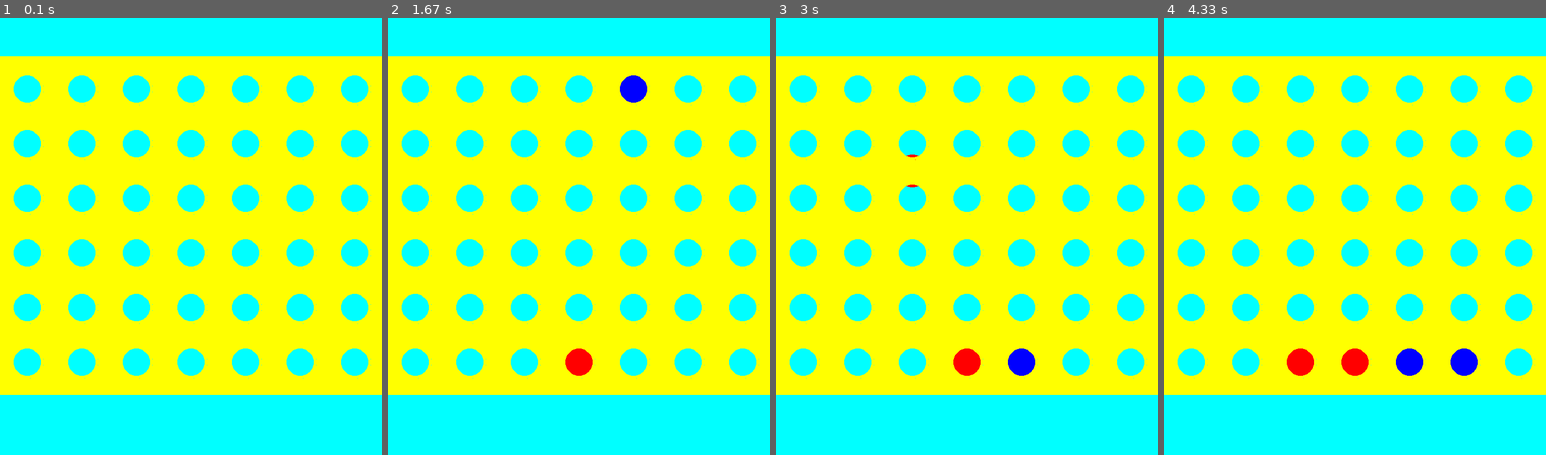
Above: before the commit, frames 1-4 (left to right).
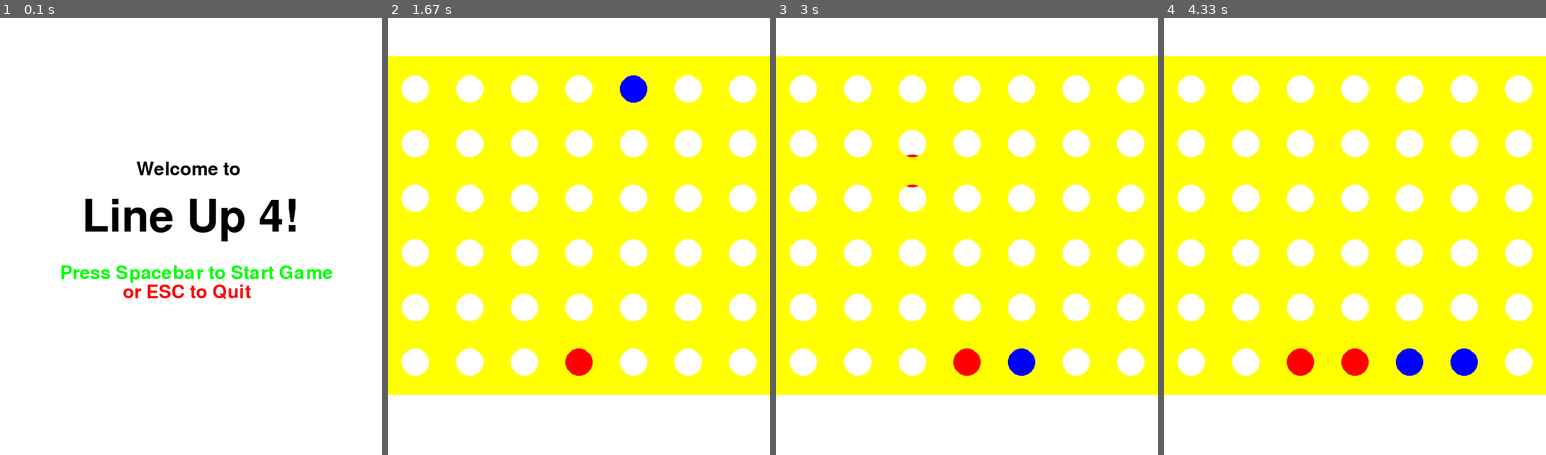
Above: after the commit, the same moments.

Repository: daniil-oliynyk/CSC290-Project
Game: pygame game, started from Main.py
Two runs of this game, one before a commit and one after it. Both use one fixed random seed, a clock stepped at 60 frames per second and the inputs below.
Inputs (mouse positions are in pixels of both pictures, inside the frame that each line leads up to):
- Up to frame 1 (0.1 s): no input
- Up to frame 2 (1.67 s): tap Space at 0.33 s; click (582, 267) at 0.73 s; click (624, 275) at 1.57 s
- Up to frame 3 (3 s): click (913, 144) at 2.73 s
- Up to frame 4 (4.33 s): click (1473, 227) at 3.57 s

The runs differ from the first frame. In frame 1, 100% of the frame differs, in the area x 0-100%, y 0-100%; in frame 2, 36%; in frame 3, 36%; in frame 4, 36%.

Commit message:
Created Start Page

Diff:
--- a/Main.py
+++ b/Main.py
@@ -10,10 +10,11 @@
 model = Model(win, view, controller)
 pygame.display.set_caption('Line Up 4!')
 
+view.start_screen()
+
 game_loop = True
 game_over = False
 #show_go_screen = False
-
 
 while game_loop: #loop iterates as long as user has not quit
     pygame.time.delay(50)
--- a/View.py
+++ b/View.py
@@ -1,4 +1,5 @@
 import pygame
+import time
 
 class View:
 
@@ -43,8 +44,8 @@
 
         elif(game_over is False):
             yellow = (255, 255, 0)
-            #background is a light blue
-            self.win.fill((0,255,255))
+            #background color is white
+            self.win.fill((255,255,255))
 
             #Draw all the disks from the board on the pygame view
             for col in game_board:
@@ -110,3 +111,39 @@
 
 
         self.pygame.display.update()
+
+    def start_screen(self) -> None:
+
+        start = True
+
+        while start:
+
+            for event in pygame.event.get():
+                if event.type == pygame.KEYDOWN:
+                    # start_screen gets removed if Spacebar is pressed
+                    if event.key == pygame.K_SPACE:
+                        start = False
+                    # quit game if esc button is pressed
+                    if event.key == pygame.K_ESCAPE:
+                        pygame.quit()
+                        quit()
+
+            self.win.fill((255,255,255))
+            # font sizes
+            big_font = pygame.font.SysFont("Comic Sans", 120)
+            sm_font = pygame.font.SysFont("Comic Sans", 50)
+
+            # messages printed on start screen
+            welcome = sm_font.render("Welcome to", True, (0,0,0))
+            self.win.blit(welcome, (500/2,520/2))
+
+            title = big_font.render("Line Up 4!", True, (0,0,0))
+            self.win.blit(title, (300/2,650/2))
+
+            to_start = sm_font.render("Press Spacebar to Start Game", True, (0,255,0))
+            self.win.blit(to_start, (220/2,900/2))
+
+            to_end = sm_font.render("or ESC to Quit", True, (255,0,0))
+            self.win.blit(to_end, (450/2,970/2))
+
+            self.pygame.display.update()
